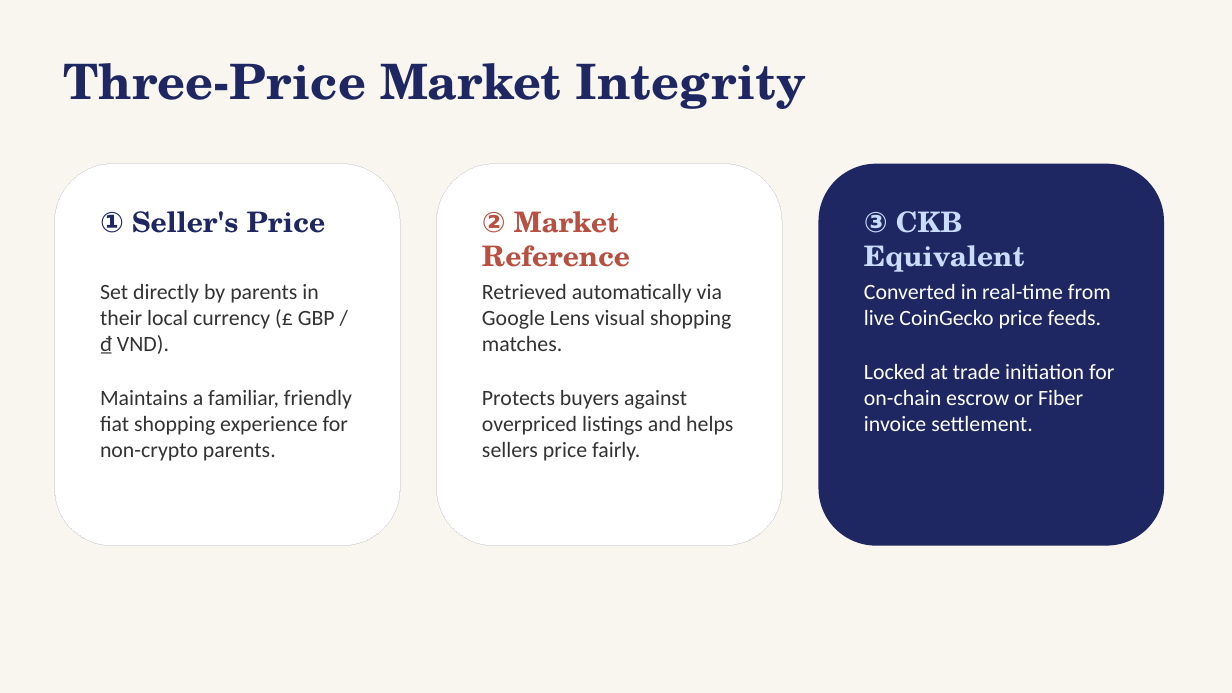
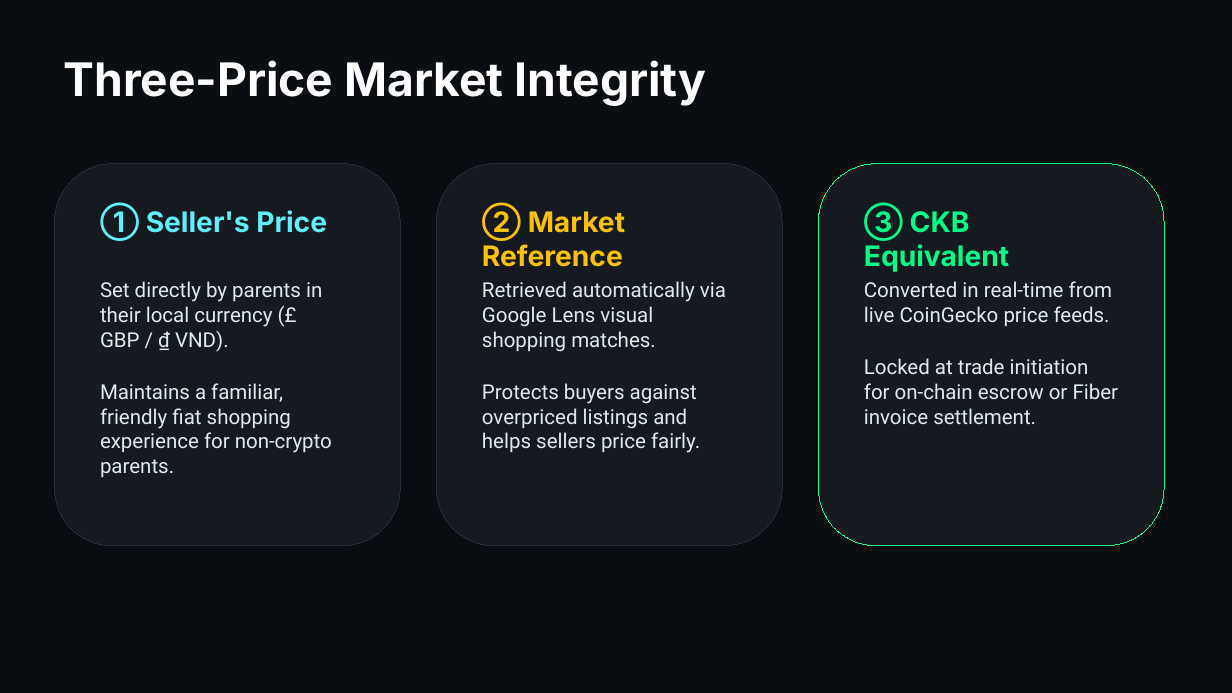
Before and after one commit to nghiadang391/Toy_trading_platform, a slide deck: slide 4 of toytrade_pitch.pptx. Drawn at 1232x693 pixels with LibreOffice and Linux fonts; fonts in the diff are those of the drawing. Boxes give left, top, right and bottom in pixels: in the first picture for what was removed or moved away, otherwise in the second. Text is boxed around its words. In the diff, an @@ line names an element or a change of style, - is before the commit and + after.

Commit message:
style: align pitch deck with signature ToyTrade dark and neon mint green palette

```diff
--- a/toytrade_pitch.pptx
+++ b/toytrade_pitch.pptx
@@ background #F9F6F0 to #0A0E12 @@
@@ text "Three-Price Market Integrity" at (x1=64, y1=60, x2=707, y2=106): size 38 to 36 pt, font TeX Gyre Schola to Inter, text colour #1E2761 to #FFFFFF @@
@@ rounded rectangle at (x1=55, y1=164, x2=400, y2=545): fill #FFFFFF to #141A20; outline #E0E0E0 0.75 pt to #222D37 0.75 pt @@
@@ rounded rectangle at (x1=436, y1=164, x2=782, y2=545): fill #FFFFFF to #141A20; outline #E0E0E0 0.75 pt to #222D37 0.75 pt @@
@@ rounded rectangle at (x1=819, y1=164, x2=1165, y2=545): fill #1E2761 to #141A20; outline none to #00FF87 0.75 pt @@
@@ text "① Seller's Price" at (x1=100, y1=208, x2=327, y2=238): font TeX Gyre Schola to Inter, text colour #1E2761 to #60EFFF @@
@@ text "② Market Reference" at (x1=482, y1=208, x2=625, y2=267): font TeX Gyre Schola to Inter, text colour #B85042 to #FFC107 @@
@@ text "③ CKB Equivalent" at (x1=864, y1=208, x2=1009, y2=272): font TeX Gyre Schola to Inter, text colour #CADCFC to #00FF87 @@
@@ text "Set directly by parents in ..." at (x1=100, y1=281, x2=332, y2=477): size 17 to 16 pt, font Calibri to Roboto, text colour #333333 to #E2E8F0 @@
@@ text "Retrieved automatically via Google Lens ..." at (x1=482, y1=281, x2=726, y2=453): size 17 to 16 pt, font Calibri to Roboto, text colour #333333 to #E2E8F0 @@
@@ text "Converted in real-time from live ..." at (x1=864, y1=281, x2=1119, y2=424): size 17 to 16 pt, font Calibri to Roboto, text colour #FFFFFF to #E2E8F0 @@
```
Also in this commit, not shown: 6 other slides changed, 1 other file.
